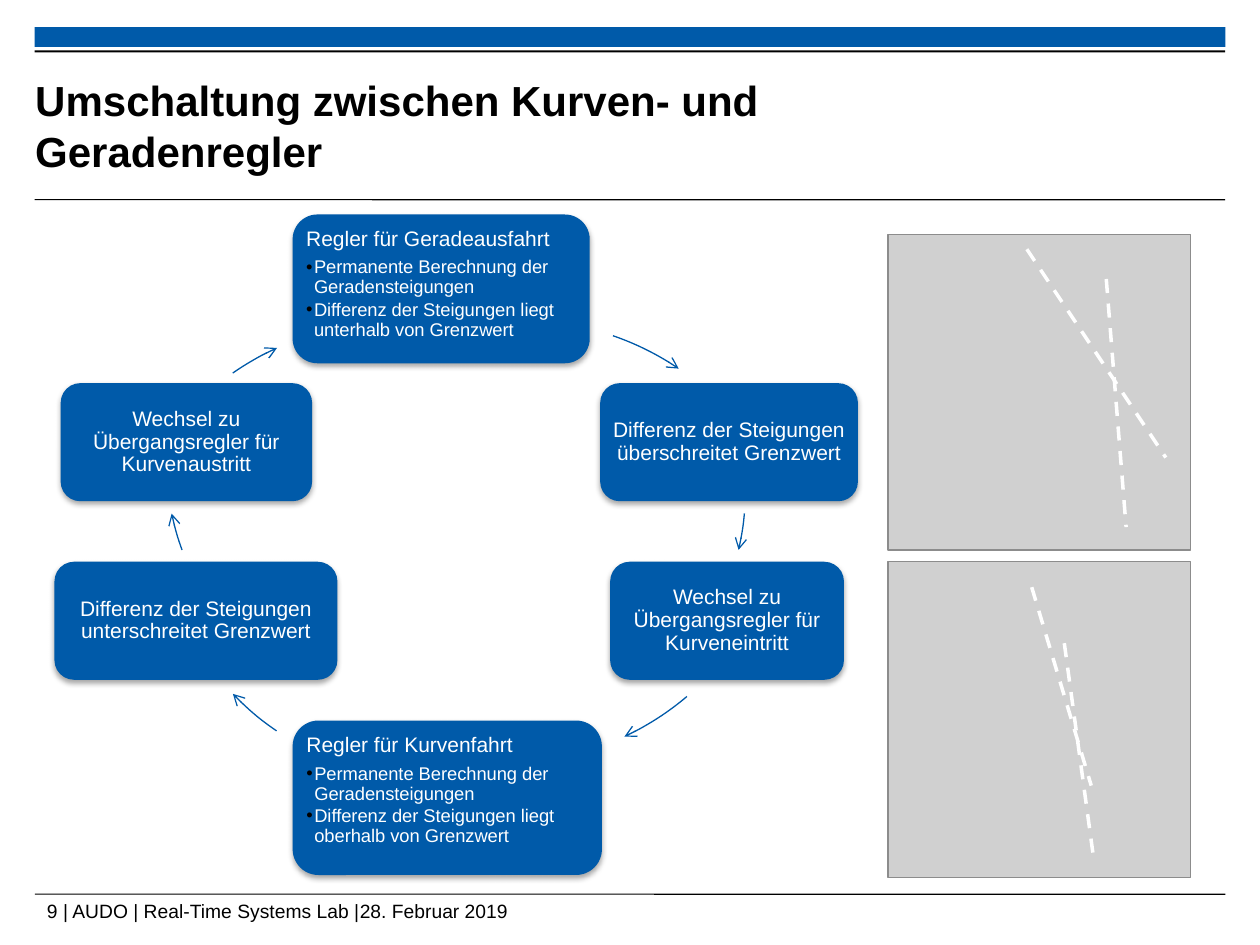
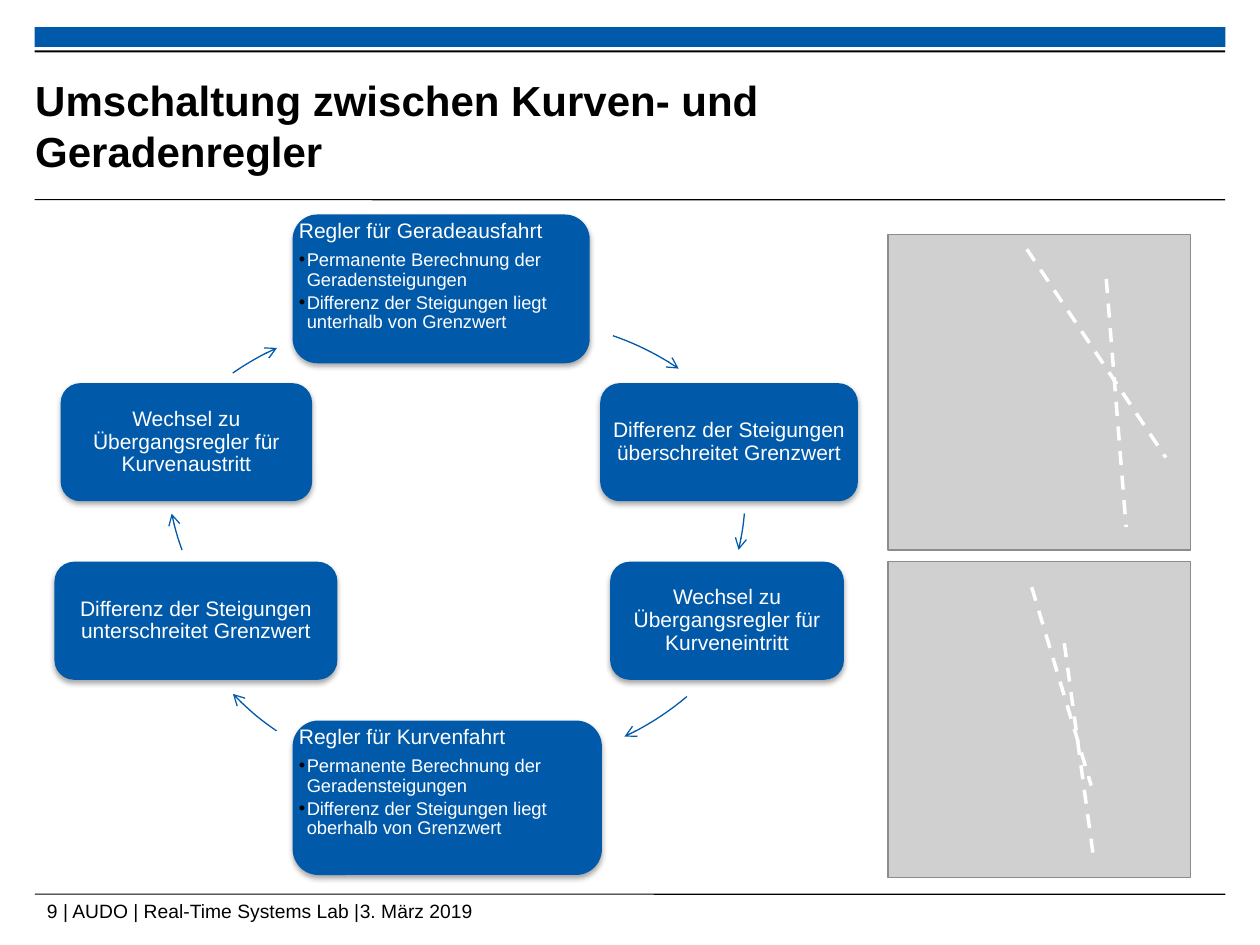
Before and after one commit to ramona3300/AUDO, a slide deck: slide 9 of Dokumente/Präsentationen/Abschlusspräsentation.pptx. Drawn at 1260x945 pixels with LibreOffice and Linux fonts; fonts in the diff are those of the drawing; grey boxes stand for pictures; background and template pictures are left out. Boxes give left, top, right and bottom in pixels: in the first picture for what was removed or moved away, otherwise in the second. Text is boxed around its words. In the diff, an @@ line names an element or a change of style, - is before the commit and + after.

```diff
--- a/Dokumente/Präsentationen/Abschlusspräsentation.pptx
+++ b/Dokumente/Präsentationen/Abschlusspräsentation.pptx
@@ text "Regler für Geradeausfahrt": place and size @@
-text "Regler für Geradeausfahrt" at bbox=[306, 230, 553, 336]
+text "Regler für Geradeausfahrt" at bbox=[299, 222, 546, 328]
@@ text "Regler für Kurvenfahrt": place and size @@
-text "Regler für Kurvenfahrt" at bbox=[306, 736, 554, 842]
+text "Regler für Kurvenfahrt" at bbox=[299, 728, 546, 834]
@@ text at bbox=[47, 904, 472, 922]: text changed @@
-9 | AUDO | Real-Time Systems Lab |28. Februar 2019
+9 | AUDO | Real-Time Systems Lab |3. März 2019
```
Also in this commit, not shown: 12 other slides changed.
